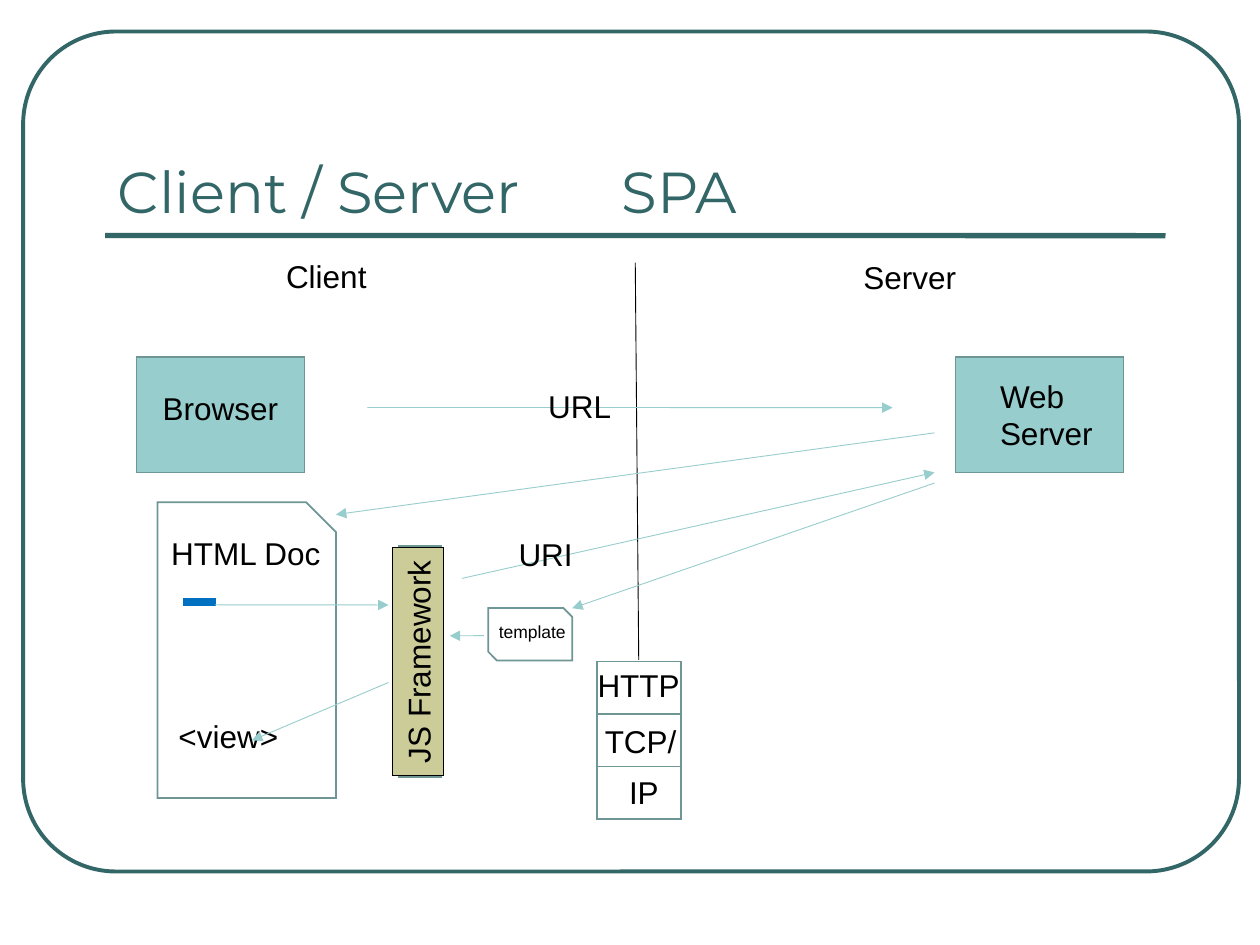
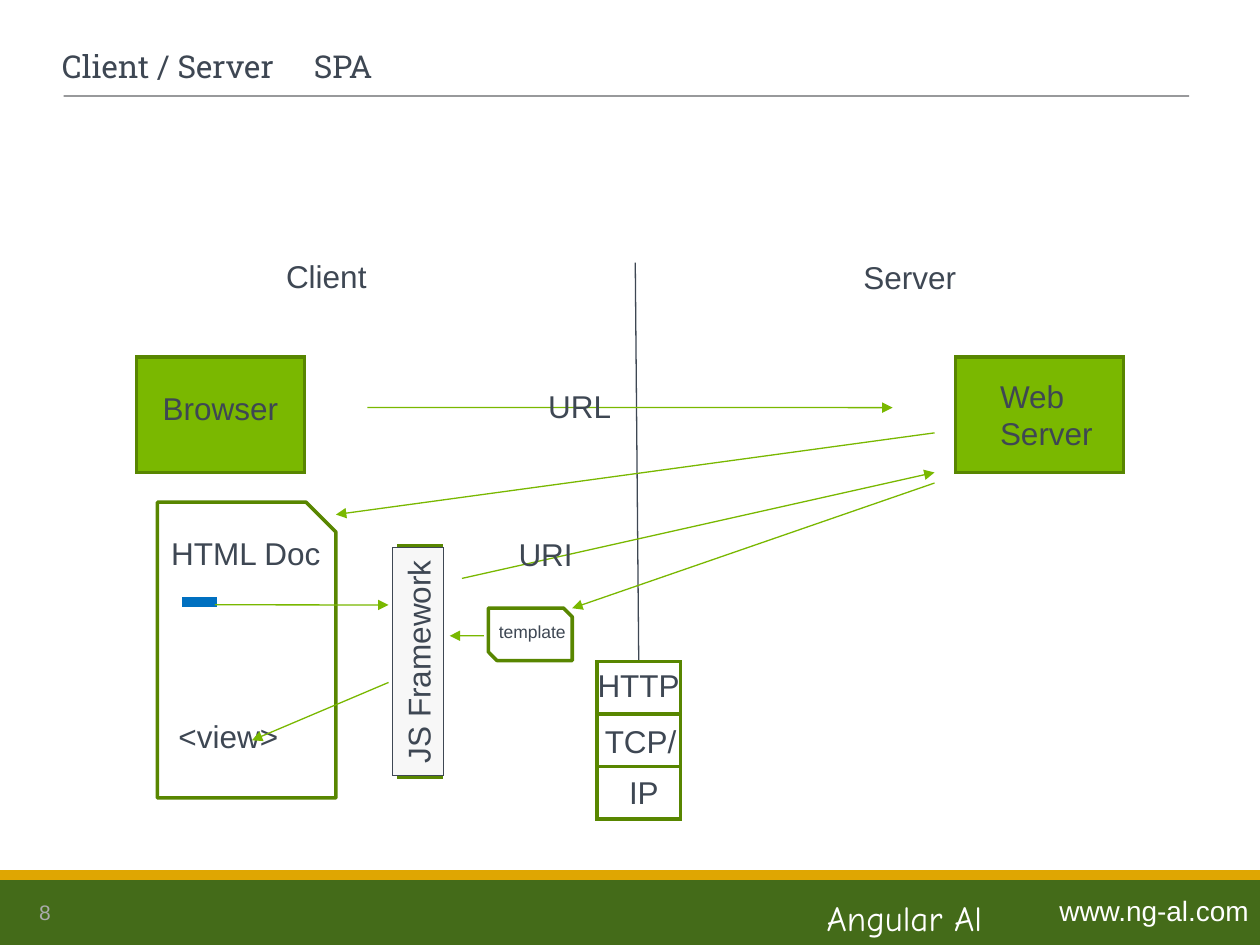
Before and after one commit to ng-al/AngularIntroApp, a slide deck: slide 8 of AngularJS Intro.ppt (slide 9 before the commit). Drawn at 1260x945 pixels with LibreOffice and Linux fonts; fonts in the diff are those of the drawing. Boxes give left, top, right and bottom in pixels: in the first picture for what was removed or moved away, otherwise in the second. Text is boxed around its words. In the diff, an @@ line names an element or a change of style, - is before the commit and + after.

Commit message:
Updated slides

```diff
--- a/AngularJS Intro.ppt
+++ b/AngularJS Intro.ppt
@@ rounded rectangle removed at (23, 32, 1239, 872) @@
@@ title "Client / Server SPA": place and size @@
-title "Client / Server SPA" at (118, 170, 738, 214)
+title "Client / Server SPA" at (62, 54, 373, 79)
@@ title "Client / Server SPA" at (62, 54, 373, 79): size 33 to 18 pt, font Montserrat to Roboto Slab, text colour #336666 to #3E4753; vertical alignment bottom to middle @@
@@ line moved from (105, 236) - (1166, 236) to (64, 96) - (1189, 96) @@
@@ line (64, 96) - (1189, 96): stroke #336666 3 pt to #626366 0.74 pt @@
@@ line (639, 660) - (635, 262): stroke #000000 0.51 pt to #3E4753 0.74 pt @@
@@ arrow (368, 407) - (892, 408): stroke #97CDCC 0.51 pt to #79B800 0.74 pt @@
@@ arrow (935, 433) - (336, 514): stroke #97CDCC 0.51 pt to #79B800 0.74 pt @@
@@ arrow (462, 578) - (935, 472): stroke #97CDCC 0.51 pt to #79B800 0.74 pt @@
@@ arrow (935, 483) - (572, 609): stroke #97CDCC 0.51 pt to #79B800 0.74 pt @@
@@ rectangle "JS Framework" at (392, 547, 443, 776): text colour #000000 to #3E4753; fill #CCCC99 to #F7F7F7; outline #000000 0.74 pt to #3E4753 0.74 pt @@
@@ fill #97CDCC to #7AB800; outline #6E9695 0.99 pt to #588600 2.01 pt in 3 elements at (136, 357, 304, 472), (955, 357, 1123, 472), (399, 546, 441, 776) @@
@@ rectangle at (184, 598, 215, 605): outline #0070C0 0.99 pt to #0070C0 2.01 pt @@
@@ arrow (215, 605) - (388, 605): stroke #97CDCC 0.51 pt to #79B800 0.74 pt @@
@@ text colour #000000 to #3E4753 in 12 elements at (629, 782, 659, 804), (605, 730, 677, 754), (598, 672, 680, 703), (863, 267, 956, 290), (286, 265, 366, 289), (163, 398, 278, 420), (1000, 385, 1093, 445), (548, 396, 611, 419), (171, 543, 320, 566), (178, 725, 278, 749), (519, 544, 573, 567), (499, 625, 566, 642) @@
@@ outline #6E9695 0.99 pt to #588600 2.01 pt in 5 elements at (597, 766, 682, 819), (597, 714, 682, 767), (597, 662, 682, 714), (158, 503, 336, 799), (489, 609, 573, 662) @@
@@ arrow (484, 635) - (450, 636): stroke #97CDCC 0.51 pt to #79B800 0.74 pt @@
@@ arrow (388, 683) - (252, 741): stroke #97CDCC 0.51 pt to #79B800 0.74 pt @@
@@ rectangle added at (0, 876, 1260, 945), fill #446B19 @@
@@ rectangle added at (0, 872, 1260, 878), fill #DFA602, outline #DFA602 2.01 pt @@
@@ page number added at (39, 905, 51, 920), 12 pt, text #AAABAC @@
+8
@@ text added at (827, 907, 982, 938), 20 pt, text #FFFFFF @@
+Angular Al
@@ text added at (1059, 900, 1248, 926), 16 pt, text #FFFFFF @@
+www.ng-al.com
```
Also in this commit, not shown: 43 other slides changed, 1 slide added, 1 slide removed.
